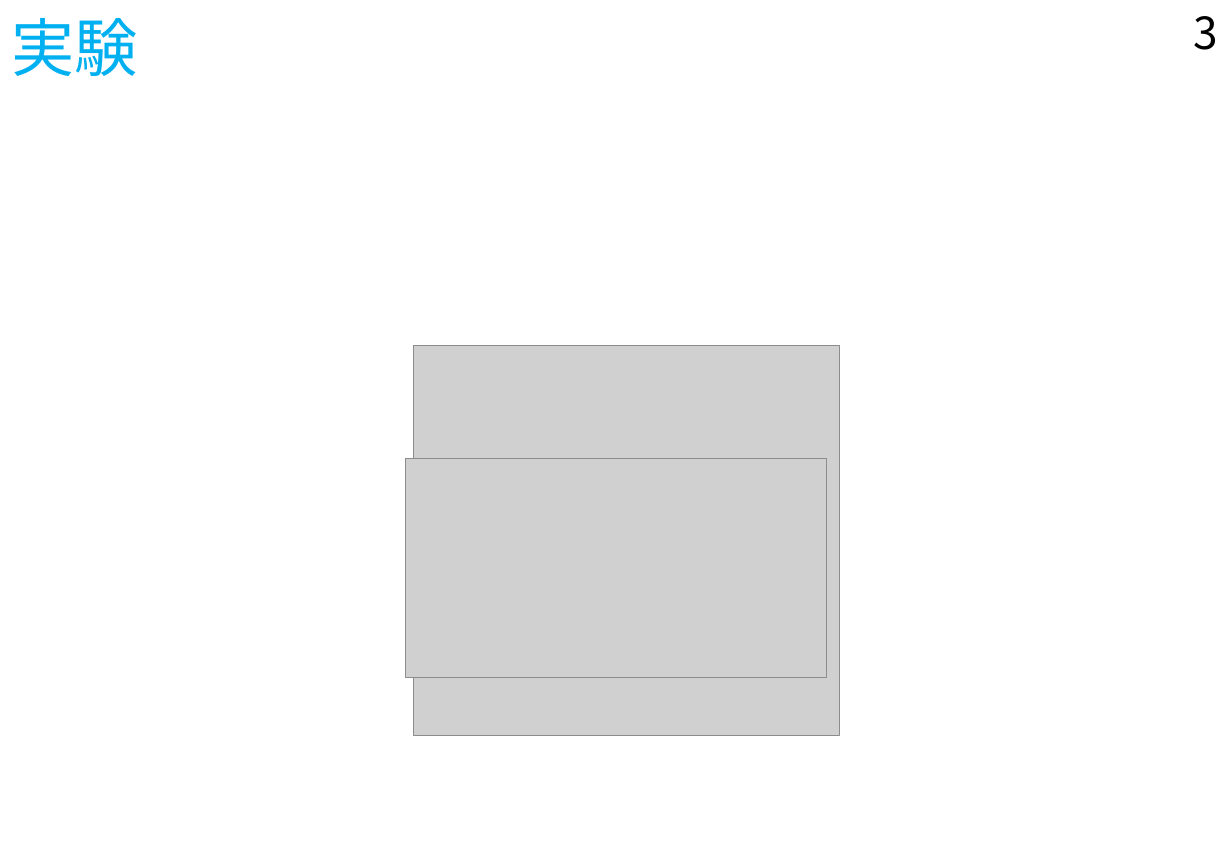
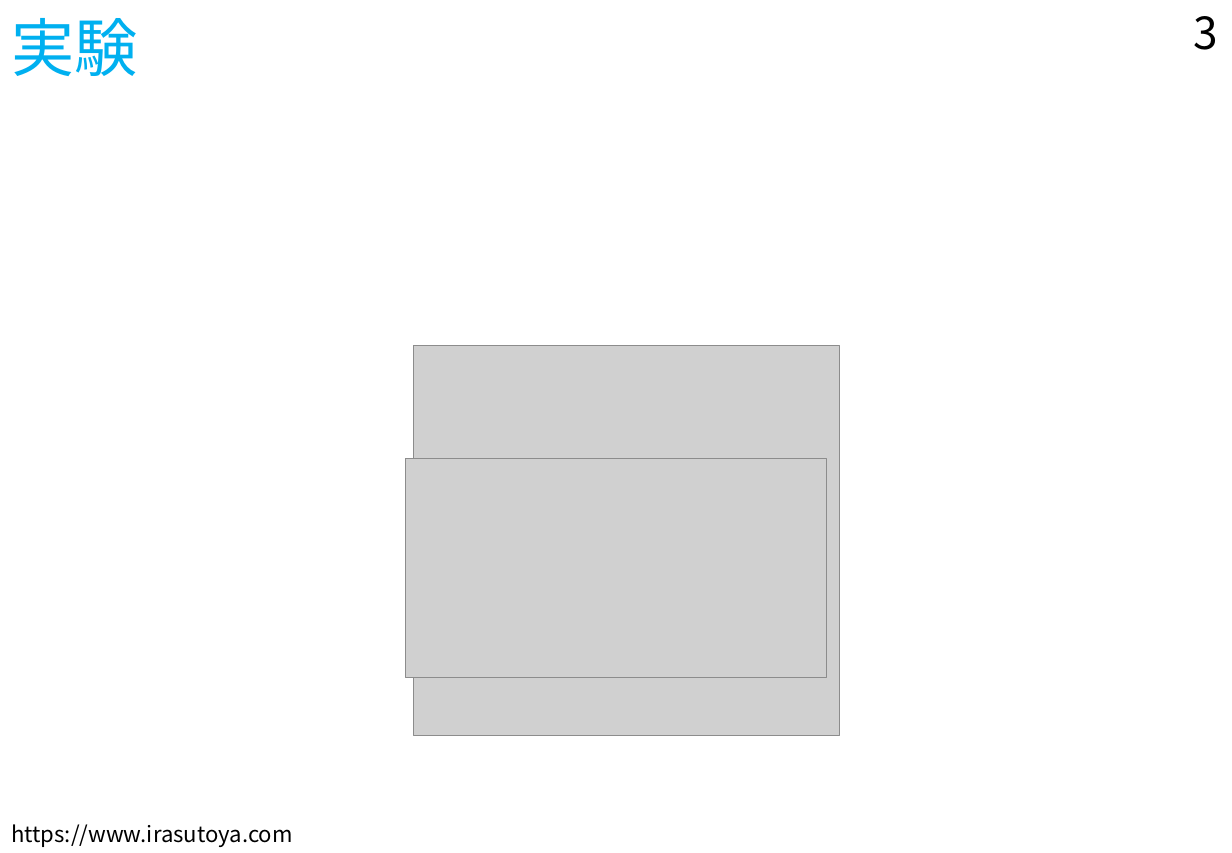
Before and after one commit to Y-teraya/Y-teraya.github.io, a slide deck: slide 3 of EM03/EM03_print.pptx. Drawn at 1232x853 pixels with LibreOffice and Linux fonts; fonts in the diff are those of the drawing; grey boxes stand for pictures. Boxes give left, top, right and bottom in pixels: in the first picture for what was removed or moved away, otherwise in the second. Text is boxed around its words. In the diff, an @@ line names an element or a change of style, - is before the commit and + after.

```diff
--- a/EM03/EM03_print.pptx
+++ b/EM03/EM03_print.pptx
@@ text added at (x1=11, y1=824, x2=293, y2=847), 14 pt, text #000000 @@
+https://www.irasutoya.com
```
Also in this commit, not shown: 8 other slides changed, 4 other files.
